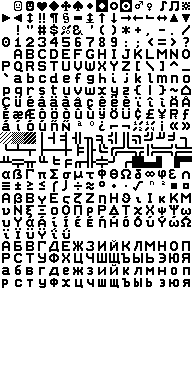
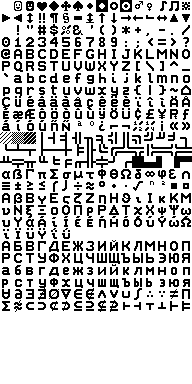
Layer changes from the first 192 × 384 image to the second:
added layer "Mathematical Operators" above "Cyrillic" over [2, 288, 190, 312]
painted on "CP437" over [1, 8, 190, 312]
